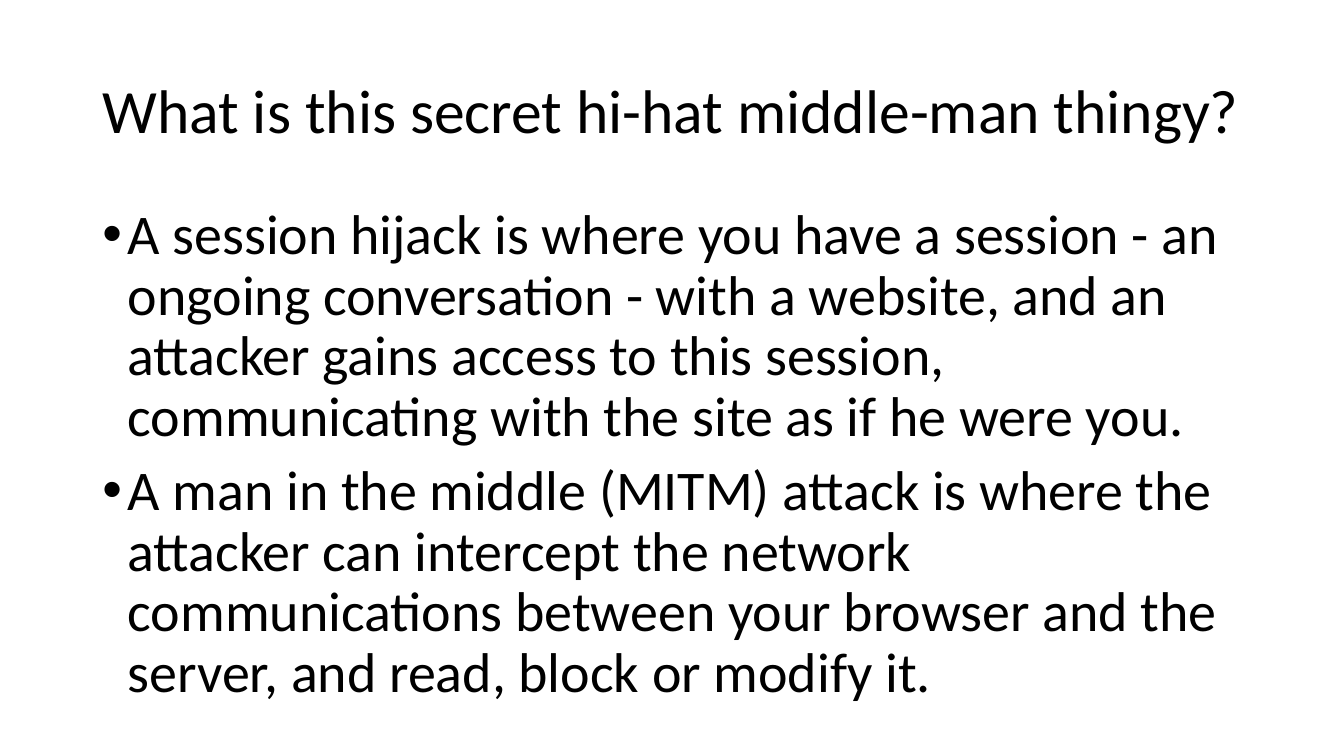
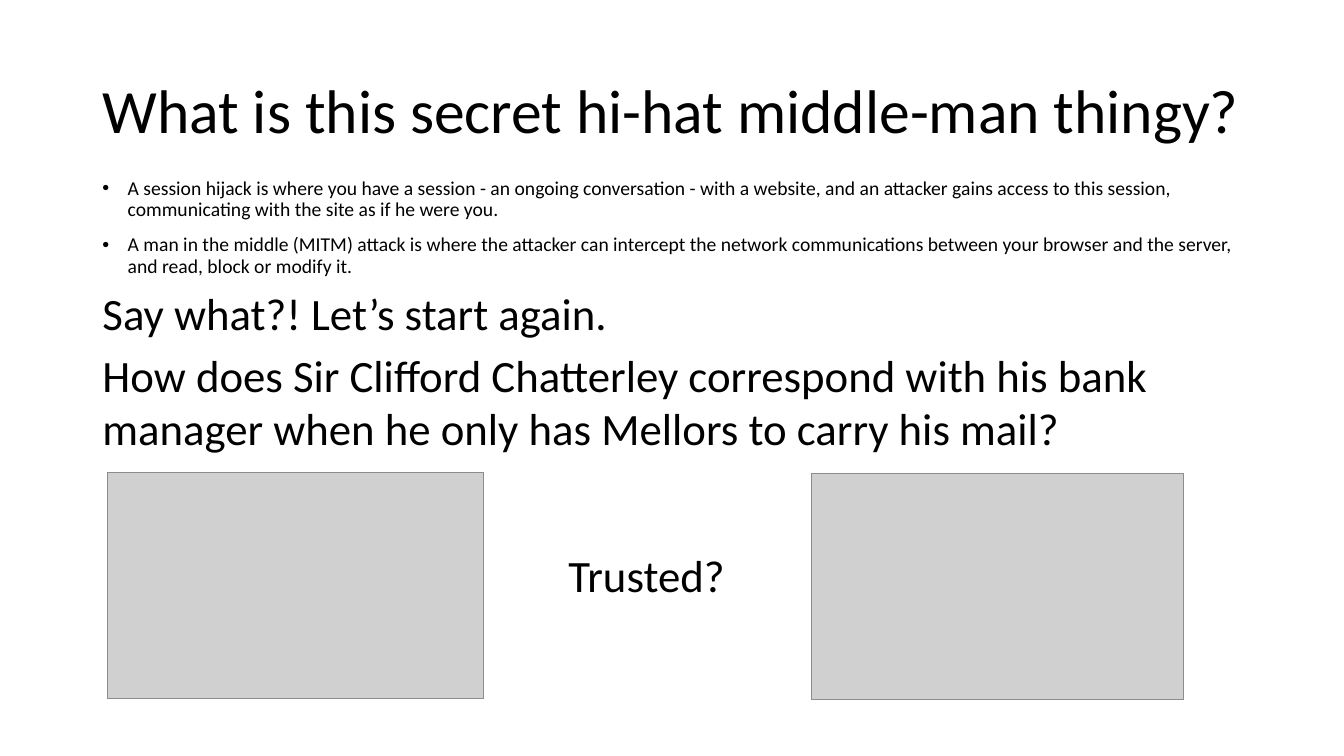
Before and after one commit to robinsillem/SecurityTraining, a slide deck: slide 4 of Attacks/Session hijacking via MITM.pptx. Drawn at 1344x756 pixels with LibreOffice and Linux fonts; fonts in the diff are those of the drawing; grey boxes stand for pictures. Boxes give left, top, right and bottom in pixels: in the first picture for what was removed or moved away, otherwise in the second. Text is boxed around its words. In the diff, an @@ line names an element or a change of style, - is before the commit and + after.

Commit message:
Adds skeleton of attack documentation

```diff
--- a/Attacks/Session hijacking via MITM.pptx
+++ b/Attacks/Session hijacking via MITM.pptx
@@ text "A session hijack is where ...": place and size @@
-text "A session hijack is where ..." at [128, 215, 1218, 701]
+text "A session hijack is where ..." at [102, 181, 1231, 453]
@@ text at [128, 181, 1231, 276]: size 40 to 14 pt in "A session hijack is where you have ...", "A man in the middle (MITM) attack ..." @@
@@ text at [102, 298, 1147, 453]: paragraphs added @@
+Say what?! Let’s start again.
+How does Sir Clifford Chatterley correspond with his bank manager when he only has Mellors to carry his mail?
@@ picture added at [108, 473, 483, 699] @@
@@ picture added at [813, 474, 1185, 700] @@
@@ text added at [568, 561, 724, 593], 32 pt, text #000000 @@
+Trusted?
```
Also in this commit, not shown: 1 slide added, 5 other files.
